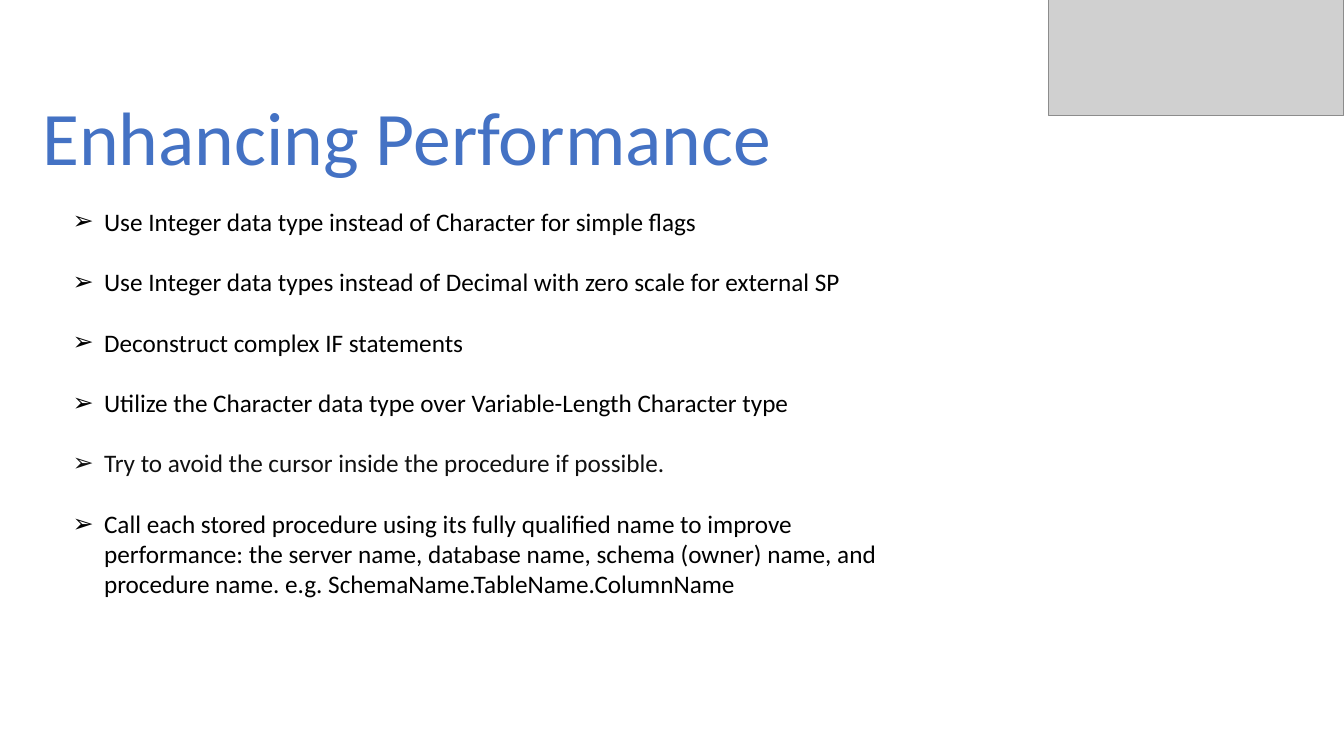
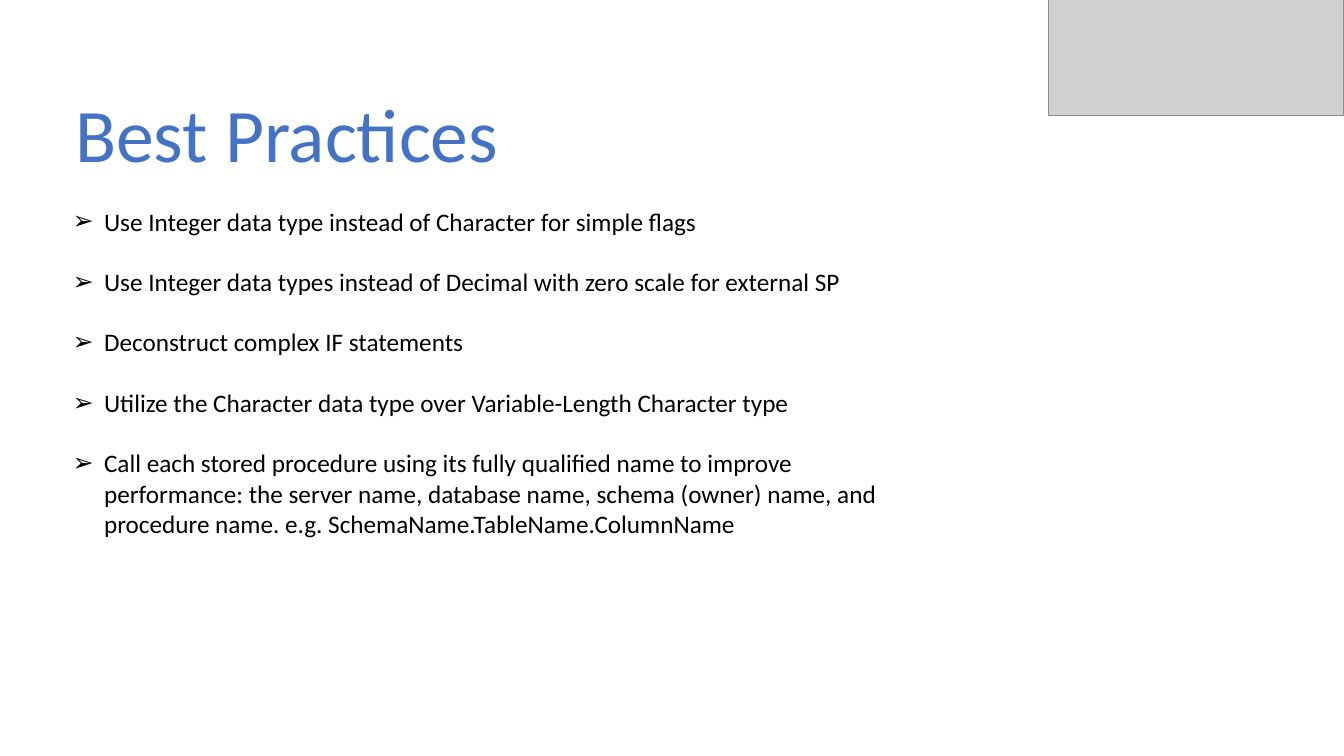
Before and after one commit to ravisankar-PIO/SQL-SP-LnL, a slide deck: slide 19 of IBMi Lunch and Learn Series 2024 - Enhancing Performance with SQL Stored Procedures & UDF.pptx (slide 20 before the commit). Drawn at 1344x756 pixels with LibreOffice and Linux fonts; fonts in the diff are those of the drawing; grey boxes stand for pictures. Boxes give left, top, right and bottom in pixels: in the first picture for what was removed or moved away, otherwise in the second. Text is boxed around its words. In the diff, an @@ line names an element or a change of style, - is before the commit and + after.

```diff
--- a/IBMi Lunch and Learn Series 2024 - Enhancing Performance with SQL Stored Procedures & UDF.pptx
+++ b/IBMi Lunch and Learn Series 2024 - Enhancing Performance with SQL Stored Procedures & UDF.pptx
@@ text at <box>75,109,498,163</box>: text changed @@
-Enhancing Performance
+Best Practices
@@ text at <box>104,454,664,476</box>: paragraph removed @@
-➢ Try to avoid the cursor inside the procedure if possible.
```
Also in this commit, not shown: 5 other slides changed, 1 slide removed, 1 other file.
